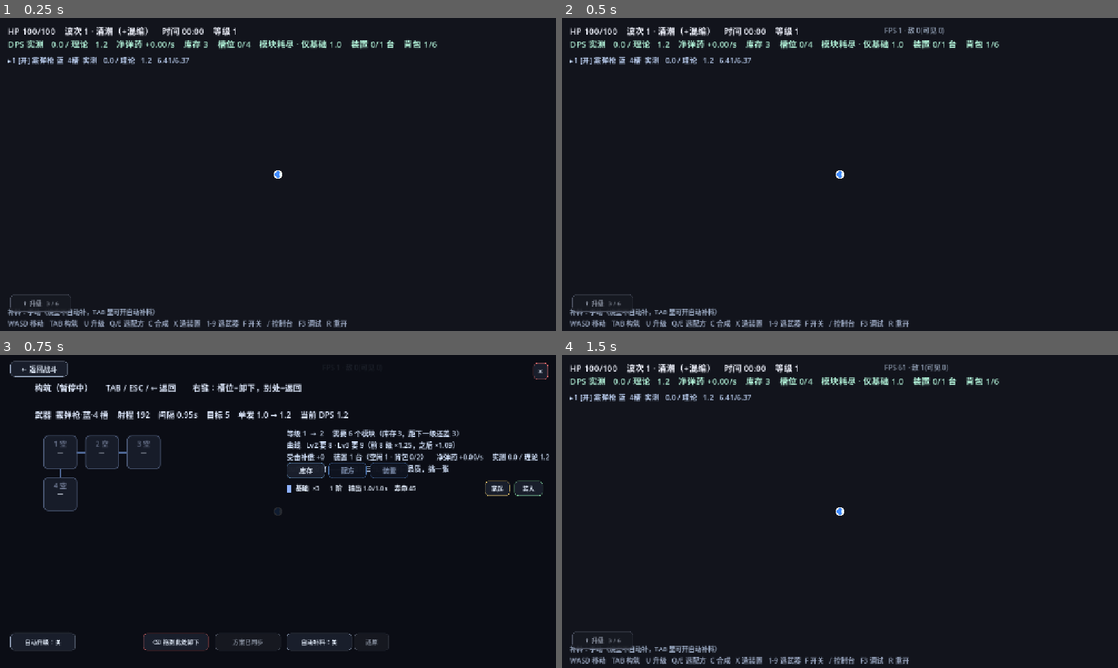
Above: before the commit, frames 1-4 (two rows, left to right).
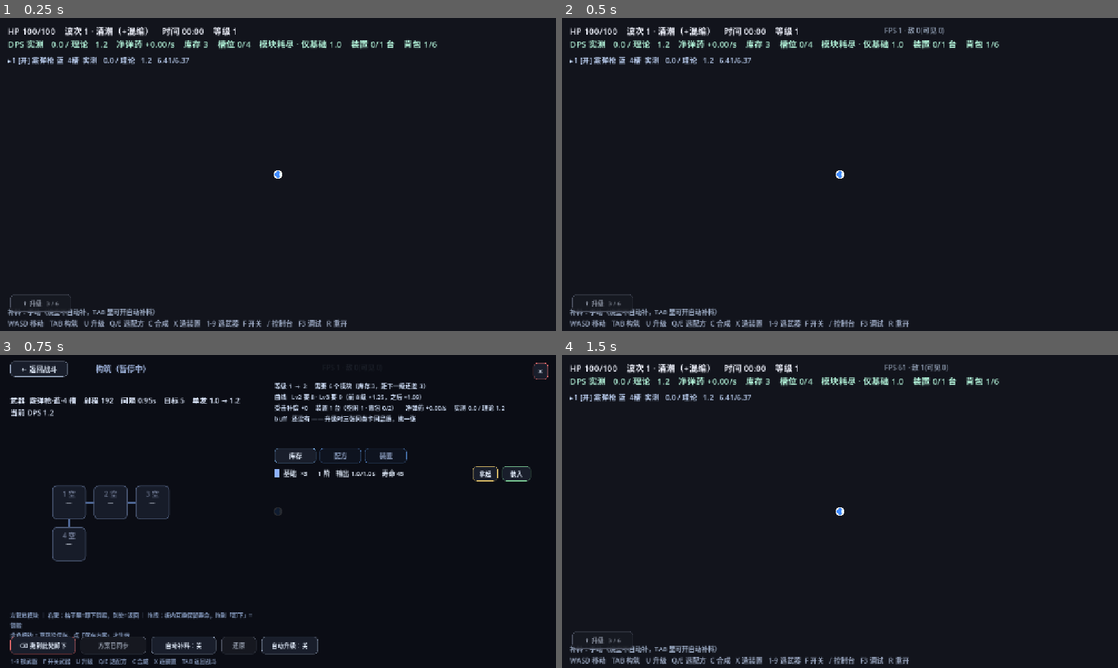
Above: after the commit, the same moments.

Repository: M1suK1/weapon-build-survivor
Game: Godot game, scene res://scenes/main.tscn
The game is run twice, just before and just after one commit, with the same random seed, the same clock (stepped at 60 frames per second) and the same inputs.
Inputs (mouse positions are in pixels of both pictures, inside the frame that each line leads up to):
- Up to frame 1 (0.25 s): no input
- Up to frame 2 (0.5 s): no input
- Up to frame 3 (0.75 s): tap Enter at 0.5 s; move the mouse to (400, 495) at 0.52 s; hold D from 0.53 s (still down); tap Tab at 0.6 s; click (400, 495) at 0.67 s
- Up to frame 4 (1.5 s): tap Space at 0.77 s; release D at 1.25 s; click "×" at 1.25 s

Frames 1-2 are identical in both runs. In frame 3, 9.6% of the frame differs, in the area x 1-99%, y 3-99%; in frame 4, nothing differs.

Commit message:
feat(ui): 构筑屏整屏重排，顶栏/左栏/右栏/底栏分区不再压字

Diff:
--- a/scripts/game.gd
+++ b/scripts/game.gd
@@ -180,6 +180,9 @@
 var build_root: Control
 var pick_root: Control
 var build_text: Label
+var build_top: Label = null
+var build_legend: Label = null
+var build_foot: Label = null
 var board_root: Control
 var build_info: Label
 var flash: ColorRect
@@ -1013,43 +1016,72 @@
 	build_back_btn = UIKit.back_button(build_root, "返回战斗", _toggle_build, Vector2(24, 14))
 
 	build_text = Label.new()
-	build_text.position = Vector2(80, 60)
-	build_text.add_theme_font_size_override("font_size", 19)
+	build_text.position = Vector2(24, 64)
+	build_text.size = Vector2(560, 170)
+	build_text.autowrap_mode = TextServer.AUTOWRAP_WORD_SMART
+	build_text.add_theme_font_size_override("font_size", 17)
 	build_text.add_theme_color_override("font_color", Color(0.88, 0.92, 1.0))
 	build_root.add_child(build_text)
 
+	# 顶栏标题与按键提示（plan-v6 §8.2）：单独一个 Label，避免和左栏内容互相挤
+	build_top = Label.new()
+	build_top.position = Vector2(220, 18)
+	build_top.size = Vector2(700, 26)
+	build_top.add_theme_font_size_override("font_size", 18)
+	build_top.add_theme_color_override("font_color", Color(0.62, 0.70, 0.86))
+	build_root.add_child(build_top)
+
+	# 左栏底部图例
+	build_legend = Label.new()
+	build_legend.position = Vector2(24, 588)
+	build_legend.size = Vector2(560, 54)
+	build_legend.autowrap_mode = TextServer.AUTOWRAP_WORD_SMART
+	build_legend.add_theme_font_size_override("font_size", 13)
+	build_legend.add_theme_color_override("font_color", Color(0.52, 0.60, 0.74))
+	build_legend.text = "左键放模块 ｜ 右键：格子里=卸下销毁，别处=返回 ｜ 拖拽：板内互换保留寿命，拖到「卸下」= 销毁\n金色细边 = 草稿没保存，点「保存方案」才生效"
+	build_root.add_child(build_legend)
+
+	# 底部提示行（不压按钮，plan-v6 §8.2）
+	build_foot = Label.new()
+	build_foot.position = Vector2(24, 694)
+	build_foot.size = Vector2(1230, 20)
+	build_foot.add_theme_font_size_override("font_size", 13)
+	build_foot.add_theme_color_override("font_color", Color(0.48, 0.55, 0.68))
+	build_foot.text = "1-9 换武器　F 开关武器　U 升级　Q/E 选配方　C 合成　X 造装置　TAB 返回战斗"
+	build_root.add_child(build_foot)
+
 	board_root = Control.new()
-	board_root.position = Vector2(100, 185)
+	board_root.position = Vector2(120, 300)
 	build_root.add_child(board_root)
 
 	# 卸载区：把电路板上的模块拖到这里 = 卸下并销毁（plan-v5 §4：拆卸不返还，防「拆下再装」白嫖寿命）
 	recycle_btn = UIKit.button("⌫ 拖到此处卸下", Vector2(150, 40), UIKit.C_RED, 14)
-	recycle_btn.position = Vector2(330, 640)
+	recycle_btn.position = Vector2(24, 648)
 	recycle_btn.tooltip_text = "把电路板上的模块拖进来：卸下即销毁（寿命不返还），同时清空这一格的草稿方案"
 	build_root.add_child(recycle_btn)
 
 	# 烧空自动补料开关（plan-v5 §1.2/§1.4）：只影响「烧空后从库存补同 id」，
 	# 合成出件与地上捡到永远只进库存，不受这里影响
 	fill_btn = UIKit.button("自动补料：关", Vector2(150, 40), UIKit.C_DIM, 14)
-	fill_btn.position = Vector2(660, 640)
+	fill_btn.position = Vector2(348, 648)
 	fill_btn.pressed.connect(_toggle_auto_fill)
 	build_root.add_child(fill_btn)
 
 	# 方案草稿 / 生效（plan-v5 §1.5）：保存方案 = 把草稿写进生效方案，之后自动补料才按新方案补
 	save_btn = UIKit.button("方案已同步", Vector2(150, 40), UIKit.C_DIM, 14)
-	save_btn.position = Vector2(496, 640)
+	save_btn.position = Vector2(186, 648)
 	save_btn.pressed.connect(_save_plan)
 	build_root.add_child(save_btn)
 
 	revert_btn = UIKit.button("还原", Vector2(80, 40), UIKit.C_DIM, 14)
-	revert_btn.position = Vector2(816, 640)
+	revert_btn.position = Vector2(510, 648)
 	revert_btn.tooltip_text = "丢弃草稿：把每格的草稿改回生效方案。板面模块不动，只改方案。"
 	revert_btn.pressed.connect(_revert_plan)
 	build_root.add_child(revert_btn)
 
 	# 自动升级开关（plan-v6 §3.3）：库存够就自动扣料。选卡仍由玩家点，不替人做构筑决策
-	level_btn = UIKit.button("自动升级：关", Vector2(150, 40), UIKit.C_DIM, 14)
-	level_btn.position = Vector2(24, 640)
+	level_btn = UIKit.button("自动升级：关", Vector2(130, 40), UIKit.C_DIM, 14)
+	level_btn.position = Vector2(602, 648)
 	level_btn.pressed.connect(_toggle_auto_level)
 	build_root.add_child(level_btn)
 
@@ -1087,24 +1119,26 @@
 	drag_layer.add_child(drag_hint)
 
 	build_info = Label.new()
-	build_info.position = Vector2(660, 168)
-	build_info.add_theme_font_size_override("font_size", 16)
+	build_info.position = Vector2(632, 60)
+	build_info.size = Vector2(600, 150)
+	build_info.autowrap_mode = TextServer.AUTOWRAP_WORD_SMART
+	build_info.add_theme_font_size_override("font_size", 14)
 	build_info.add_theme_color_override("font_color", Color(0.82, 0.88, 0.98))
 	build_root.add_child(build_info)
 
 	# 右栏三标签页：库存 / 配方 / 装置（见 docs/plan-ui-v1.md §2.1）
 	tab_bar = Control.new()
-	tab_bar.position = Vector2(660, 248)
+	tab_bar.position = Vector2(632, 214)
 	build_root.add_child(tab_bar)
 	var tab_names := ["库存", "配方", "装置"]
 	for i in 3:
-		var tb := UIKit.button(tab_names[i], Vector2(88, 30), UIKit.C_BLUE, 15)
-		tb.position = Vector2(i * 96, 0)
+		var tb := UIKit.button(tab_names[i], Vector2(96, 32), UIKit.C_BLUE, 15)
+		tb.position = Vector2(i * 104, 0)
 		tb.pressed.connect(_set_tab.bind(i))
 		tab_bar.add_child(tb)
 		tab_btns.append(tb)
 	tab_body = Control.new()
-	tab_body.position = Vector2(660, 290)
+	tab_body.position = Vector2(632, 256)
 	build_root.add_child(tab_body)
 
 	flash = ColorRect.new()
@@ -4307,7 +4341,7 @@
 	var rng_now := float(weapon["range"]) + float(mo_now["range"])
 	var iv_now := _iv_of(weapon, mo_now)
 	var tg_now := int(weapon["targets"]) + int(mo_now["targets"]) if int(weapon["targets"]) > 0 else int(weapon["targets"])
-	lines.append("构筑（暂停中）      TAB / ESC / ← 返回　　右键：槽位=卸下，别处=返回")
+	build_top.text = "构筑（暂停中）"
 	lines.append("")
 	# 数值全部带满 buff（plan-v6 §10.6）：基础 → 当前，玩家能直接看到 buff 在涨
 	lines.append("武器  %s·%s·%d 槽    射程 %s    间隔 %s    目标 %s    单发 %s    当前 DPS %.1f" % [
@@ -4357,7 +4391,7 @@
 				fname[fam] = String(b["fam_name"])
 		var shown := 0
 		for fam2 in fams:
-			if shown >= 8:
+			if shown >= 3:
 				info.append("buff  …还有 %d 族（F3 面板里看全）" % (fams.size() - shown))
 				break
 			shown += 1
@@ -4535,9 +4569,9 @@
 			], Color(d.get("color", Color(0.7, 0.75, 0.85))), "合成",
 				_craft_from_tab.bind(mid2), bool(r["ok"]), String(st2["state"]), "", Callable(), _recipe_tip_data.bind(mid2))
 			y += 34.0
-			if y > 300.0:
+			if y > 330.0:
 				break
-		if y > 300.0:
+		if y > 330.0:
 			break
 	if y == 0.0:
 		_label(tab_body, Vector2(0, 6), 16, UIKit.C_DIM).text = "还没有解锁任何配方（升级时选第 4 张配方卡）"
